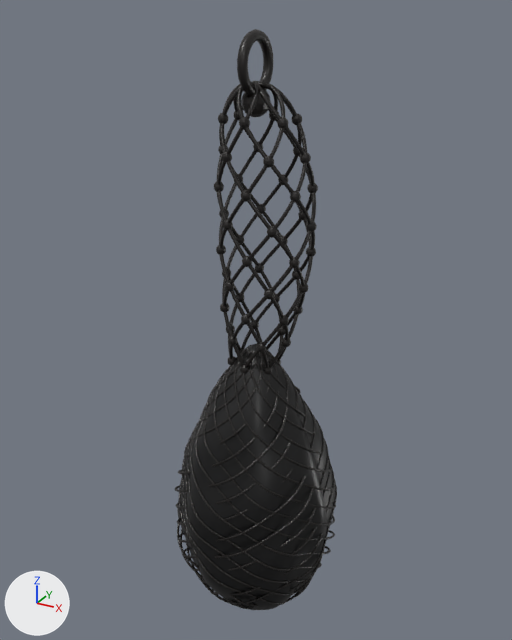
The glTF model blender/testseiten/heunetz-voll-2kg.glb: old version first, new version second.
Rendered twice from a 50 mm camera at (62.0, -112.8, 120.9) aimed at (-1.7, 3.1, 63.0). Every picture has the same lights, and +X, +Y and +Z are marked at lower left. The picture after the commit comes second. Where no turn or scale is listed for an object, it has been applied to the vertices.

Objects in the first picture: 'heu_koerper', 'knoten_leer_oben', 'netz', 'netz_leer_oben', 'schlaufe' and 1 more.
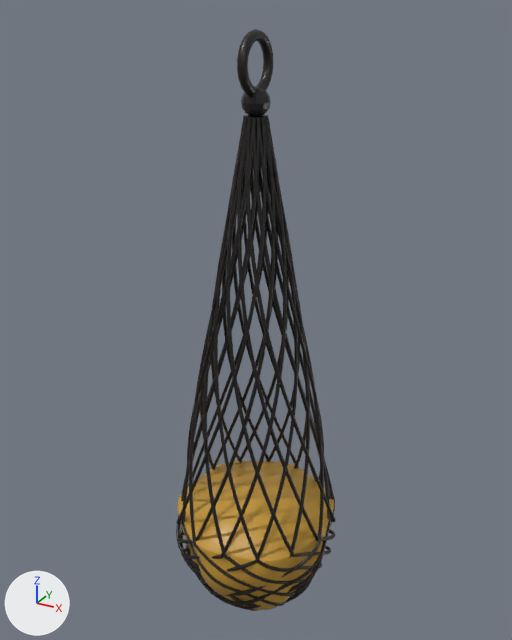
The change, as a list of edits to the scene's bpy script:
```text
Add me_netz_teil:
    me_netz_teil.from_pydata(...)  # 10080 vertices, 20040 faces; spans x -17.9..17.8, y -17.7..18.3, z -6.5..103.7
    me_netz_teil.materials.append(mat_netz)  # black #161210
Add me_heu_koerper_002:
    me_heu_koerper_002.from_pydata(...)  # 2948 vertices, 5888 faces; spans x -17.2..17.0, y -17.3..17.9, z -0.3..28.7
    me_heu_koerper_002.materials.append(mat_heu_basis)  # orange #c79a3a
Remove ob_heu_koerper:
    ob_heu_koerper = bpy.data.objects.new('heu_koerper', me_heu_koerper_001)
    ob_heu_koerper.location = (0.0, 0.0, -7.0)
Remove ob_knoten_leer_oben:
    ob_knoten_leer_oben = bpy.data.objects.new('knoten_leer_oben', me_knoten_leer_002)
    ob_knoten_leer_oben.location = (0.0, 0.0, 48.1)
Remove ob_netz:
    ob_netz = bpy.data.objects.new('netz', me_netz_001)
    ob_netz.location = (0.0, 0.0, -7.0)
Remove ob_netz_leer_oben:
    ob_netz_leer_oben = bpy.data.objects.new('netz_leer_oben', me_netz_leer_002)
    ob_netz_leer_oben.location = (0.0, 0.0, 48.1)
Add ob_netz_teil:
    ob_netz_teil = bpy.data.objects.new('netz_teil', me_netz_teil)
    ob_netz_teil.location = (0.0, 0.0, 0.0)
Add ob_heu_teil:
    ob_heu_teil = bpy.data.objects.new('heu_teil', me_heu_koerper_002)
    ob_heu_teil.location = (0.0, 0.0, -7.0)
```

What differs and where, as boxes (x1, y1, x2, y2) in the pictures (512 x 640 px):
'netz_teil', added (black): after (176, 115, 336, 611)
'heu_koerper', deleted: before (177, 344, 336, 610)
'heu_teil', added (orange): after (177, 461, 334, 610)
'netz', deleted (black): before (175, 344, 337, 610)
'netz_leer_oben', deleted (black): before (217, 81, 316, 368)
'knoten_leer_oben', deleted: before (214, 111, 318, 374)
